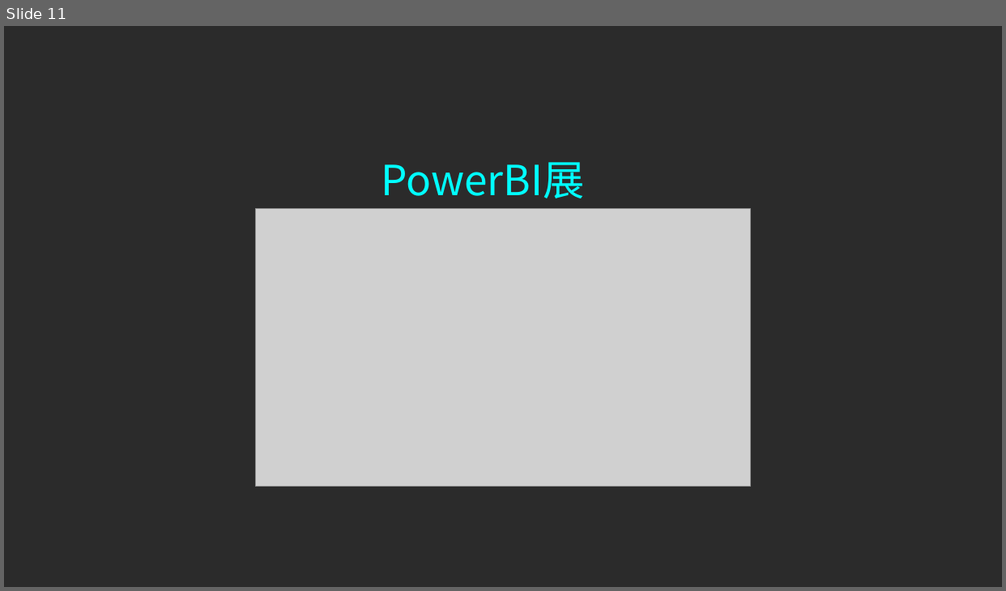
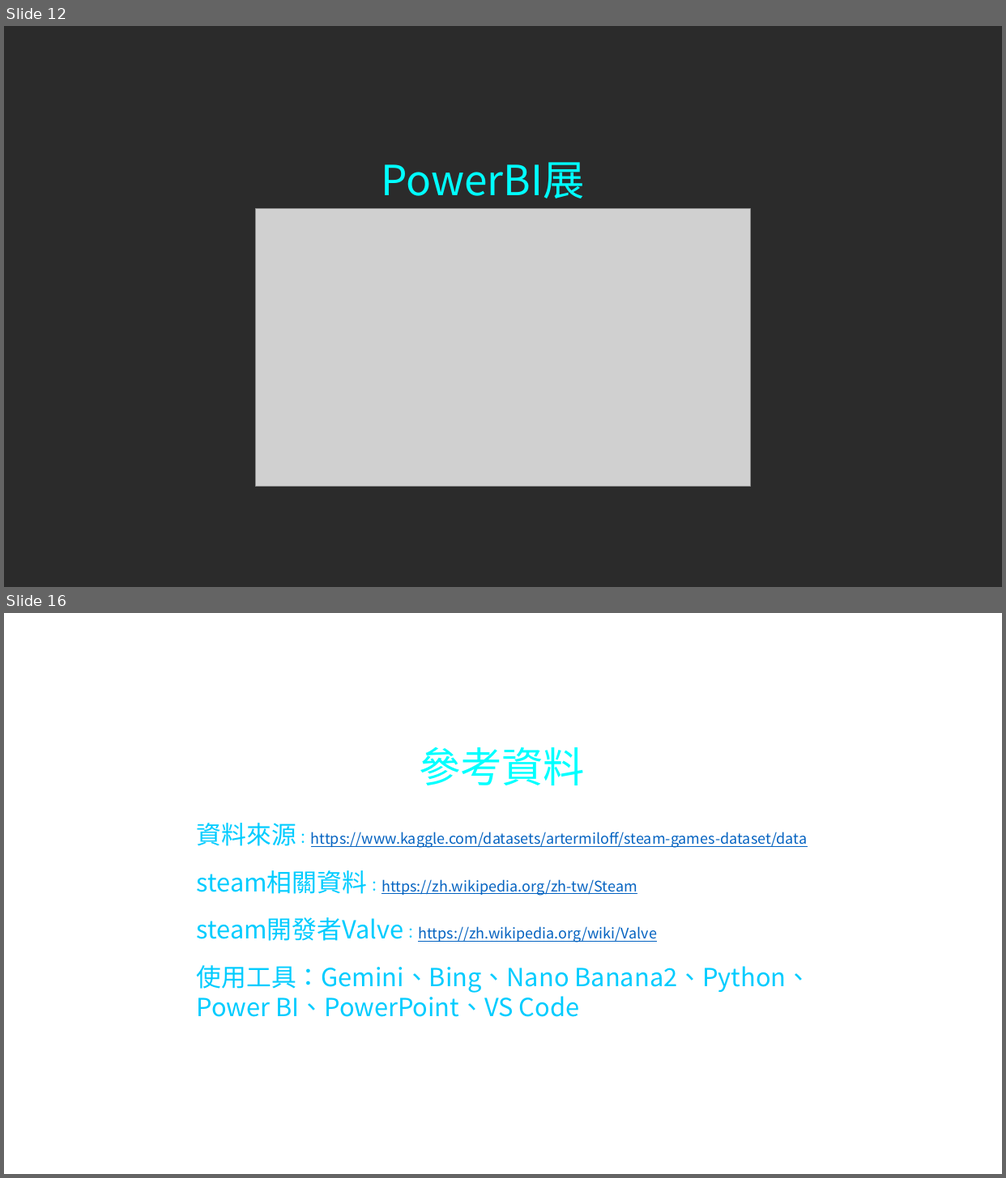
Before and after one commit to rhea95032/topic, a slide deck: Steam遊戲市場分析報告.pptx. Shown one above the other, each under a label of ours: slide 11 before the commit, slides 12 and 16 after it; the slides between them are not shown. The pictures are 1006x591 and 1006x1178 pixels, drawn with LibreOffice and Linux fonts; fonts in the diff are those of the drawing; grey boxes stand for pictures; background and template pictures are left out; a plain dark background stands for a picture behind light text. Boxes give left, top, right and bottom in pixels: in the first picture for what was removed or moved away, otherwise in the second. Text is boxed around its words. In the diff, an @@ line names an element or a change of style, - is before the commit and + after.

```diff
--- a/Steam遊戲市場分析報告.pptx
+++ b/Steam遊戲市場分析報告.pptx
@@ slide 16 added at [4, 613, 1002, 1174], background picture (left out) @@
@@ text added at [419, 747, 585, 786], 40 pt, text #00FFFF @@
+參考資料
@@ text added at [197, 823, 812, 1017], 14 pt, text #0563C1, underline @@
+資料來源：https://www.kaggle.com/datasets/artermiloff/steam-games-dataset/data
+steam相關資料：https://zh.wikipedia.org/zh-tw/Steam
+steam開發者Valve：https://zh.wikipedia.org/wiki/Valve
+使用工具：Gemini、Bing、Nano Banana2、Python、Power BI、PowerPoint、VS Code
@@ what was slide 11 is now slide 12 @@
```
Also in this commit, not shown: 3 slides changed, 4 other slides added, 2 slides removed, 8 other files.
